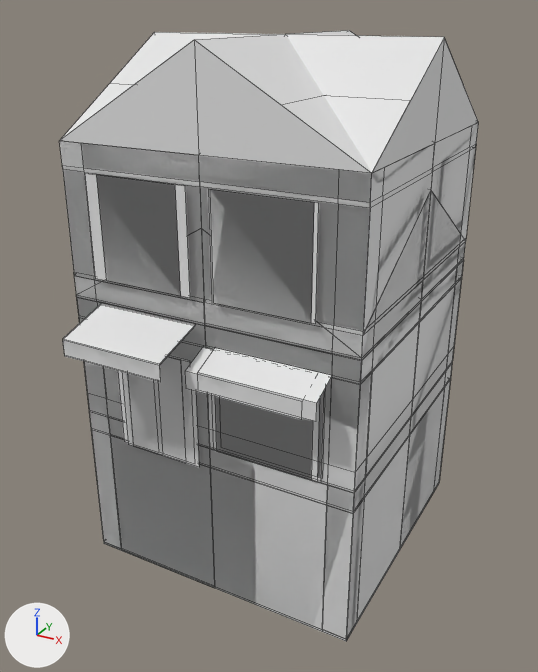
Before and after pictures for a commit that changed the FBX model public/models/houses.fbx.
Before and after are seen from a 50 mm lens placed at (0.0231, -0.034, 0.0272), pointed at (0.0002, 0.0076, 0.0065). Arrows for +X, +Y and +Z are at lower left; the lights stay in place. Mesh edges are drawn as thin lines. Materials are left out; every surface is plain grey. Where no turn or scale is listed for an object, it has been applied to the vertices. Vertices at the same position are counted once.

In view in the first picture: 'house_01', 'house_02', 'house_03', 'house_04'.
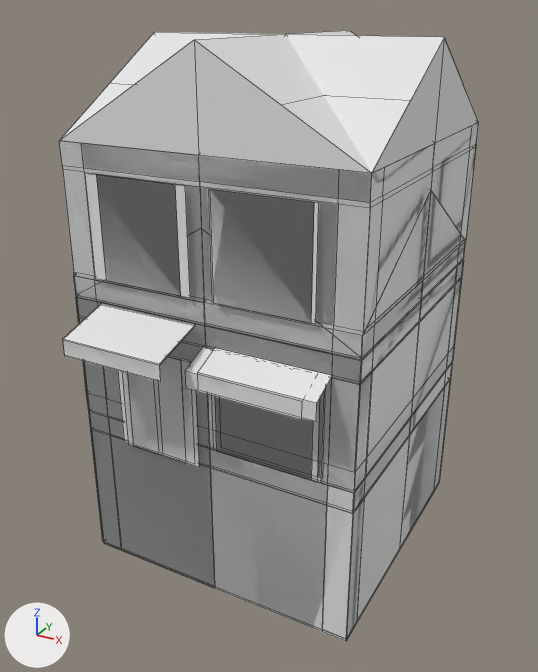
Location of each change, (x1, y1, x2, y2) in pixels of the pictures (538 x 672 px):
part 1 of me_mesh_002, built on: before (346, 193, 465, 639); after (74, 190, 465, 639)

The edits, one by one:
me_mesh_002 is used by ob_house_04; location (0.0, 0.0, 0.0).
me_mesh_002 had 115 vertices, 78 faces and spanned x -0.01..0.01, y -0.0039..0.0201, z -0.0098..0.0173.
me_mesh_002 now has 152 vertices, 115 faces and spans x -0.01..0.01, y -0.0039..0.0201, z -0.0098..0.0173.
Part 1, on me_mesh_002:
7 vertices are removed from x -0.01..0.01, y 0.01, z 0.0..0.0114.
23 faces are deleted.
37 vertices are added at x -0.01..0.01, y -0.0001..0.0199, z -0.0098..0.0173.
7 new vertices lie (0.0, -0.01, 0.0) away from vertices in x -0.01..0.01, y 0.0199, z 0.0..0.0115.
60 new faces join them.
